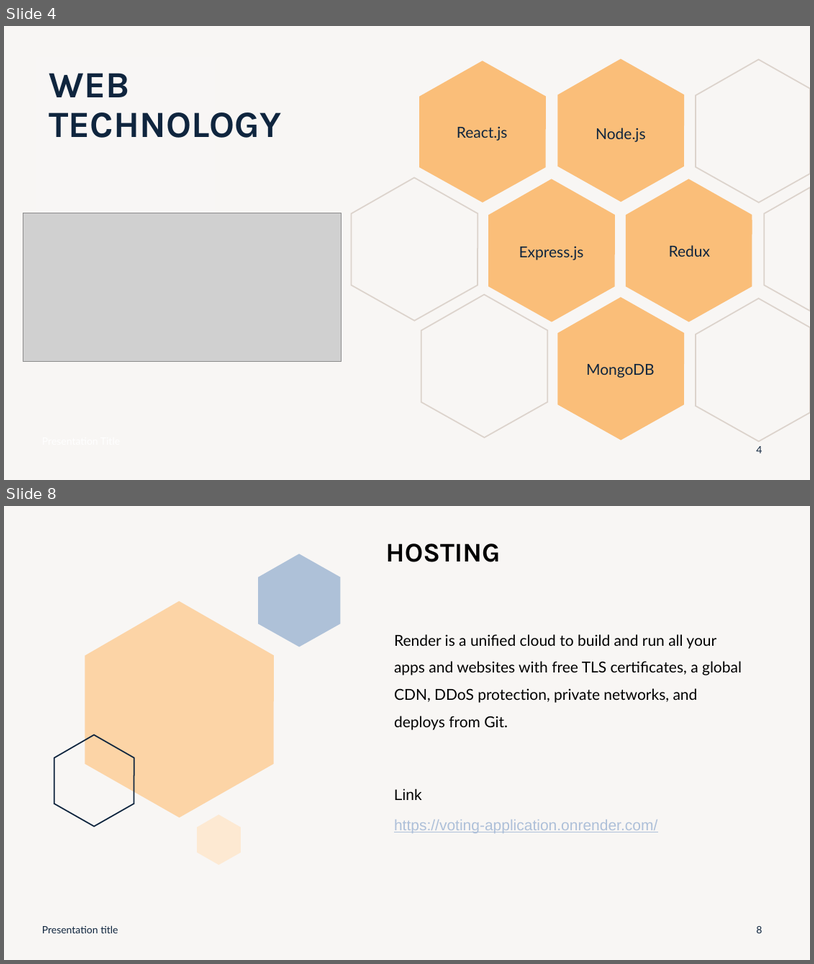
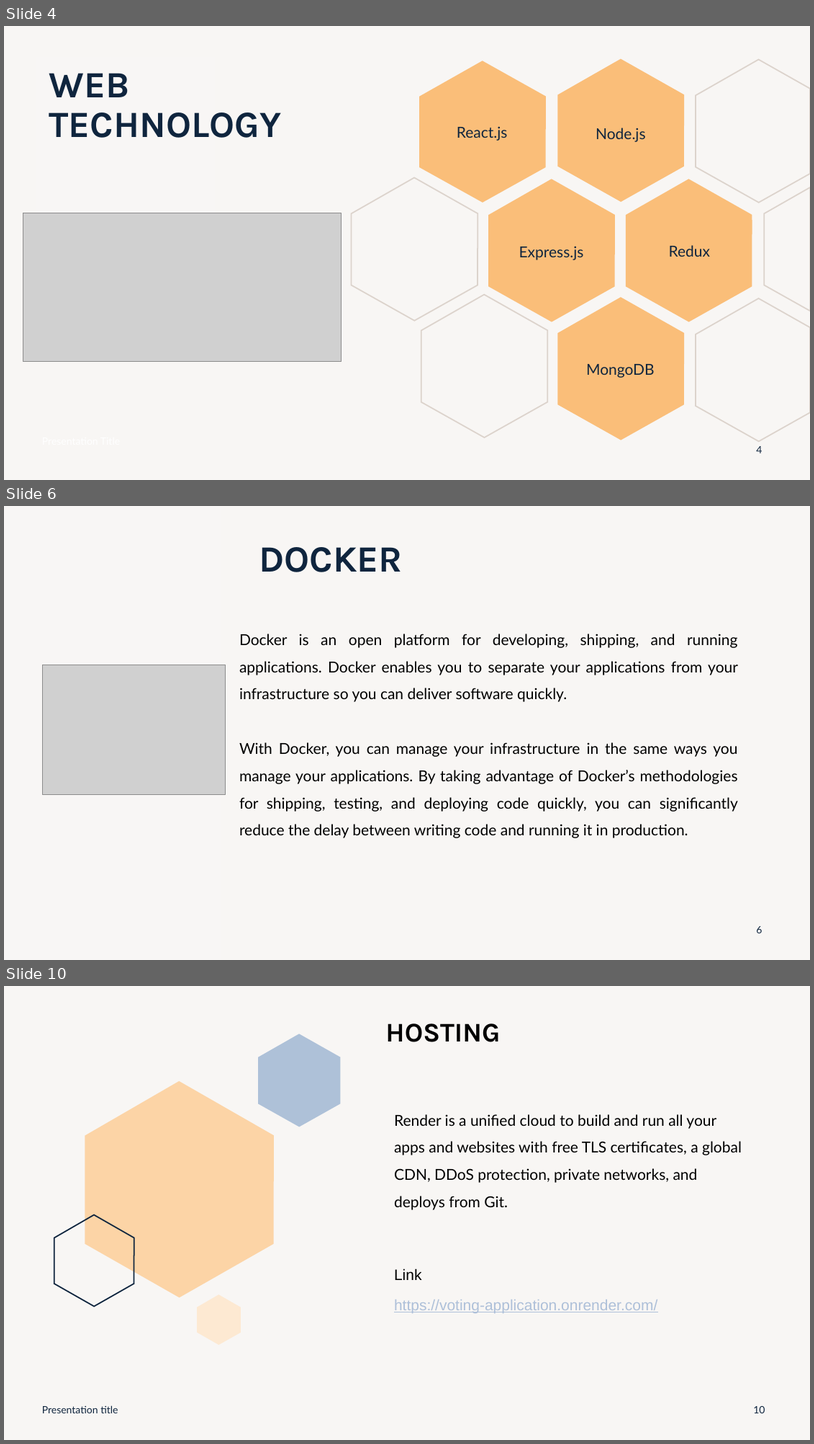
Before and after one commit to vishwanath231/docker-voting-app, a slide deck: doc/E-VOTING APPLICATION.pptx. Shown one above the other, each under a label of ours: slides 4 and 8 before the commit, slides 4, 6 and 10 after it; the slides between them are not shown. The pictures are 814x964 and 814x1444 pixels, drawn with LibreOffice and Linux fonts; fonts in the diff are those of the drawing; grey boxes stand for pictures. Boxes give left, top, right and bottom in pixels: in the first picture for what was removed or moved away, otherwise in the second. Text is boxed around its words. In the diff, an @@ line names an element or a change of style, - is before the commit and + after.

```diff
--- a/doc/E-VOTING APPLICATION.pptx
+++ b/doc/E-VOTING APPLICATION.pptx
@@ slide 6 added at <box>4,506,810,960</box>, background #DCD3CC at 20% opacity @@
@@ rectangle added at <box>4,506,221,960</box>, fill #F8F6F5, outline #F8F6F5 1 pt @@
@@ title added at <box>259,547,402,572</box>, 44 pt, text #0F253E, bold @@
+DOCKER
@@ text added at <box>239,633,738,838</box>, 18 pt, text #000000 @@
+Docker is an open platform for developing, shipping, and running applications. Docker enables you to separate your applications from your infrastructure so you can deliver software quickly.
+With Docker, you can manage your infrastructure in the same ways you manage your applications. By taking advantage of Docker’s methodologies for shipping, testing, and deploying code quickly, you can significantly reduce the delay between writing code and running it in production.
@@ picture added at <box>43,665,226,795</box> @@
@@ freeform shape added at <box>4,752,81,851</box>, outline #DCD3CC 1.5 pt @@
@@ page number added at <box>756,926,762,933</box>, 12 pt, text #0F253E @@
+6
@@ what was slide 8 is now slide 10 @@
@@ page number at <box>754,1406,765,1413</box>: text changed @@
-8
+10
```
Also in this commit, not shown: 3 slides changed, 1 other slide added, 1 other file.
